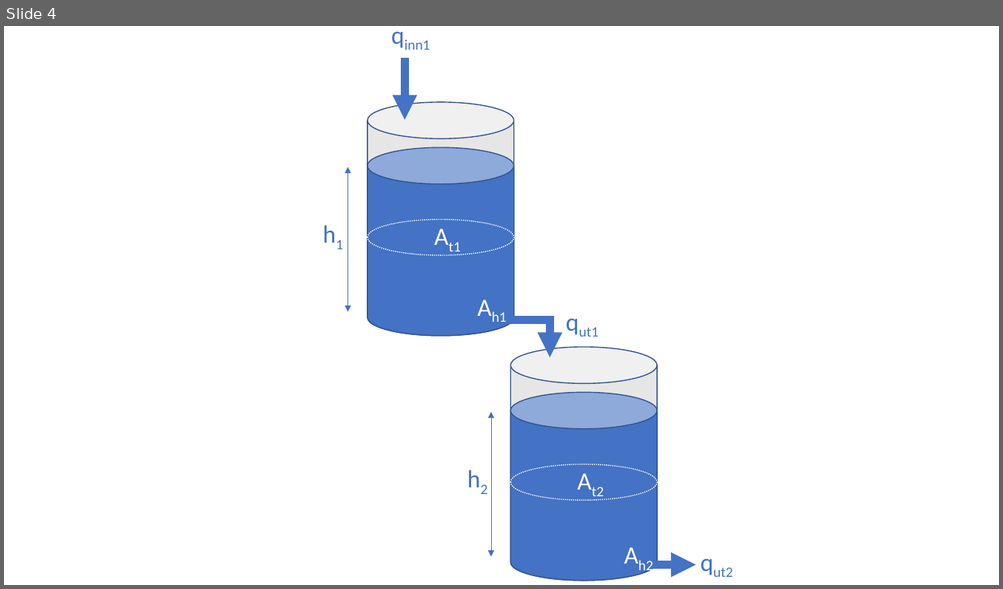
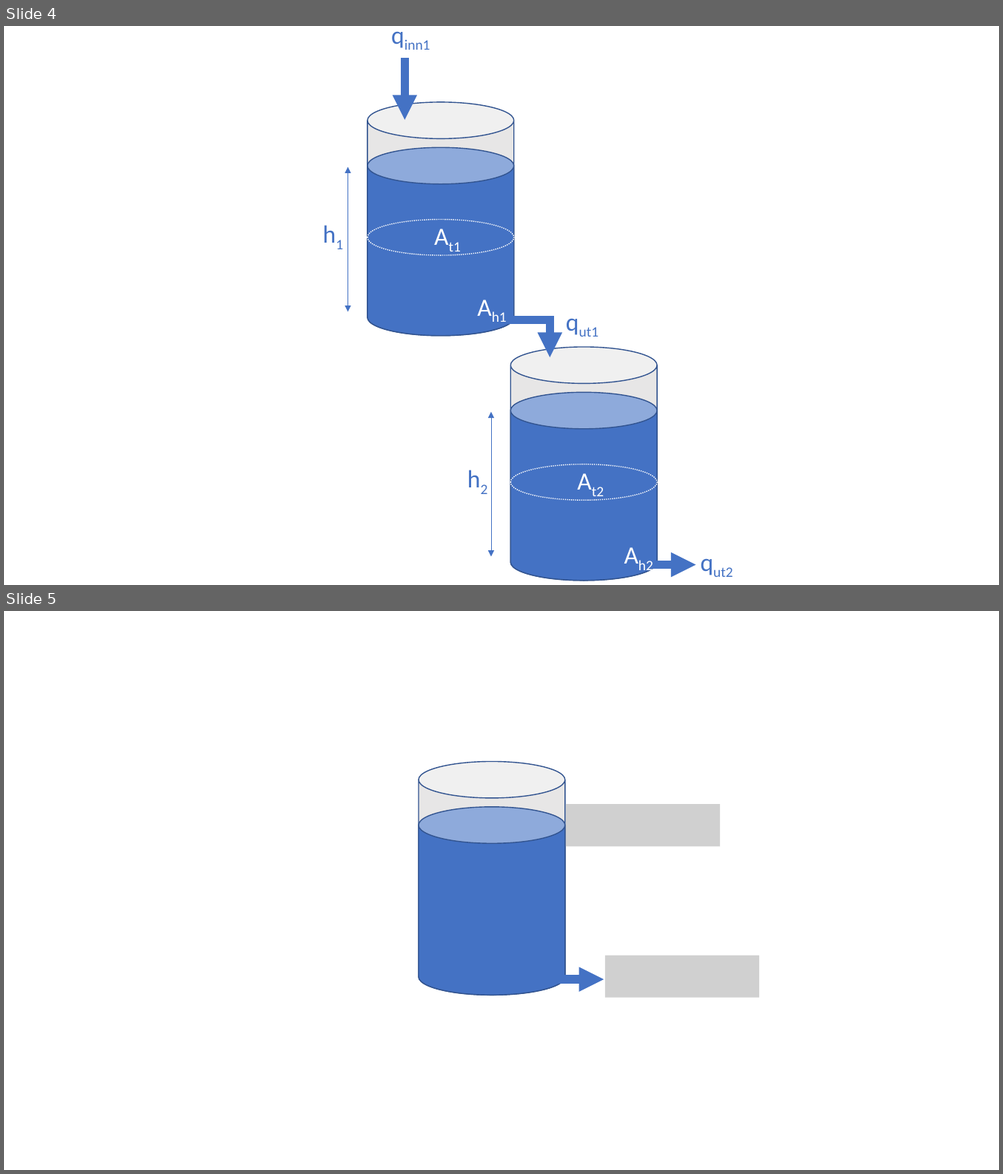
Before and after one commit to fagstoff/ProgMod, a slide deck: Fagstoff/img_src/tankmodeller.pptx. Shown one above the other, each under a label of ours: slide 4 before the commit, slides 4 and 5 after it. The pictures are 1003x589 and 1003x1174 pixels, drawn with LibreOffice and Linux fonts; fonts in the diff are those of the drawing; grey boxes stand for pictures. Boxes give left, top, right and bottom in pixels: in the first picture for what was removed or moved away, otherwise in the second. Text is boxed around its words. In the diff, an @@ line names an element or a change of style, - is before the commit and + after.

```diff
--- a/Fagstoff/img_src/tankmodeller.pptx
+++ b/Fagstoff/img_src/tankmodeller.pptx
@@ slide 5 added at <box>4,611,999,1170</box>, background #FFFFFF @@
@@ cylinder added at <box>419,762,565,995</box>, fill #E7E6E6, outline #325491 1 pt @@
@@ cylinder added at <box>419,807,565,996</box>, fill #4472C4, outline #325491 1 pt @@
@@ picture added at <box>566,804,720,847</box> @@
@@ picture added at <box>605,956,759,998</box> @@
@@ arrow added from (548, 980) to (604, 980), #4472C4 8 pt @@
```
Also in this commit, not shown: 2 other files.
